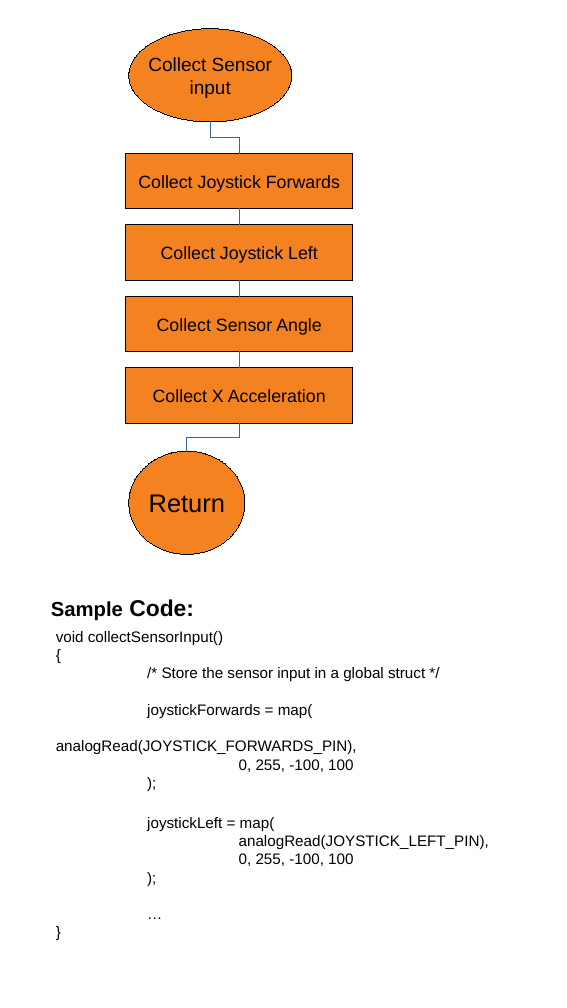
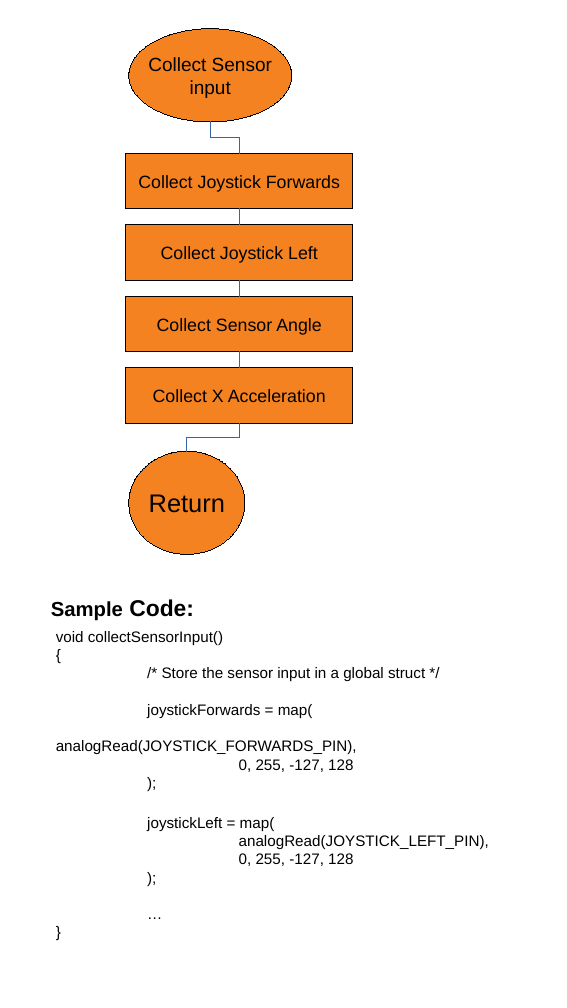
Before and after one commit to DeoRaj-ux/BalancingRobot, a slide deck: slide 2 of BalancingFlowChart.odp. Drawn at 567x1008 pixels with LibreOffice and Linux fonts; fonts in the diff are those of the drawing. Boxes give left, top, right and bottom in pixels: in the first picture for what was removed or moved away, otherwise in the second. Text is boxed around its words. In the diff, an @@ line names an element or a change of style, - is before the commit and + after.

```diff
--- a/BalancingFlowChart.odp
+++ b/BalancingFlowChart.odp
@@ text at (239, 759, 353, 772): text changed @@
-0, 255, -100, 100
+0, 255, -127, 128
@@ text at (239, 853, 353, 866): text changed @@
-0, 255, -100, 100
+0, 255, -127, 128
```
Also in this commit, not shown: 1 other file.
